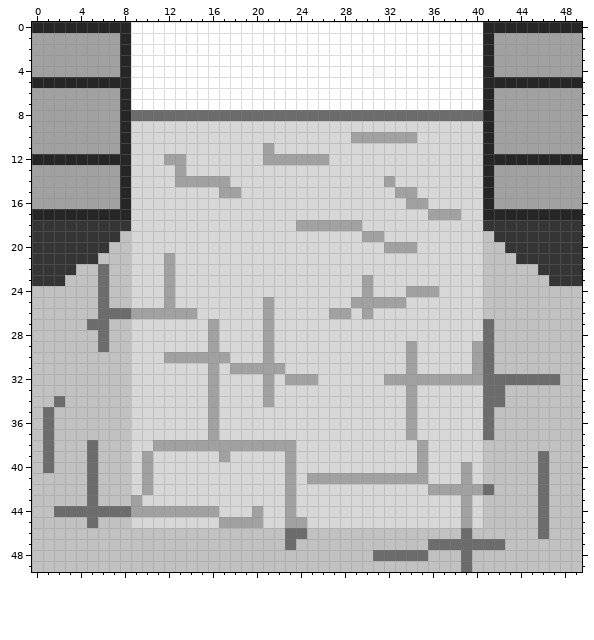
Edited in one commit: pixel-art sprite (src/portLight2.png). This is how it looked before the edit.
The file is 50x50 pixels. Colours within 5 levels of each other are drawn and written as one.
After the commit:
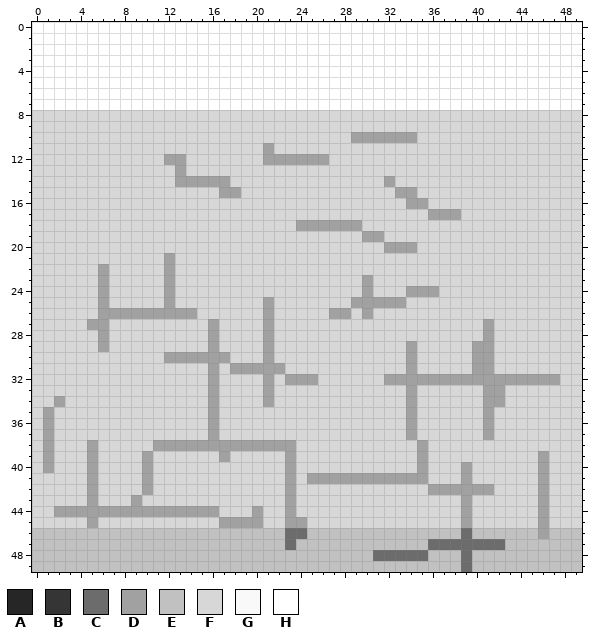
Palette (. is transparent): A #262626  B #353535  C #6c6c6c  D #a1a1a1  E #c1c1c1  F #d7d7d7  G #f9f9f9  H #ffffff
Diff:
Colour D replaces colour C in rows 22 to 25 at x 6; in row 26 at x 6 to 8; in row 27 at x 5 to 6 and 41; in rows 28 to 29 at x 6 and 41; in rows 30 to 31 at x 41; in row 32 at x 41 to 47.
Colour D replaces colour C in row 33 at x 41 to 42; in row 34 at x 2 and 41 to 42; in rows 35 to 37 at x 1 and 41; in row 38 at x 1 and 5; in rows 39 to 40 at x 1, 5 and 46; in row 41 at x 5 and 46.
Colour D replaces colour C in row 42 at x 5, 41 and 46; in row 43 at x 5 and 46; in row 44 at x 2 to 8 and 46; in row 45 at x 5 and 46; in row 46 at x 46.
Colour F replaces colour A in rows 8 to 11 at x 8 and 41; in row 12 at x 0 to 8 and 41 to 49; in rows 13 to 16 at x 8 and 41; in row 17 at x 0 to 8 and 41 to 49.
Colour F replaces colour B in row 18 at x 0 to 8 and 41 to 49; in row 19 at x 0 to 7 and 42 to 49; in row 20 at x 0 to 6 and 43 to 49; in row 21 at x 0 to 5 and 44 to 49; in row 22 at x 0 to 3 and 46 to 49; in row 23 at x 0 to 2 and 47 to 49.
Colour F replaces colour C in row 8 at x 9 to 40.
Colour F replaces colour D in rows 8 to 11 at x 0 to 7 and 42 to 49; in rows 13 to 16 at x 0 to 7 and 42 to 49.
Colour F replaces colour E in row 19 at x 8 and 41; in row 20 at x 7 to 8 and 41 to 42; in row 21 at x 6 to 8 and 41 to 43; in row 22 at x 4 to 5, 7 to 8 and 41 to 45; in row 23 at x 3 to 5, 7 to 8 and 41 to 46; in rows 24 to 25 at x 0 to 5, 7 to 8 and 41 to 49.
Colour F replaces colour E in row 26 at x 0 to 5 and 41 to 49; in row 27 at x 0 to 4, 7 to 8 and 42 to 49; in rows 28 to 29 at x 0 to 5, 7 to 8 and 42 to 49; in rows 30 to 31 at x 0 to 8 and 42 to 49; in row 32 at x 0 to 8 and 48 to 49; in row 33 at x 0 to 8 and 43 to 49.
Colour F replaces colour E in row 34 at x 0 to 1, 3 to 8 and 43 to 49; in rows 35 to 37 at x 0, 2 to 8 and 42 to 49; in row 38 at x 0, 2 to 4, 6 to 8 and 41 to 49; in rows 39 to 40 at x 0, 2 to 4, 6 to 8, 41 to 45 and 47 to 49; in row 41 at x 0 to 4, 6 to 8, 41 to 45 and 47 to 49; in row 42 at x 0 to 4, 6 to 8, 42 to 45 and 47 to 49.
Colour F replaces colour E in row 43 at x 0 to 4, 6 to 8, 41 to 45 and 47 to 49; in row 44 at x 0 to 1, 41 to 45 and 47 to 49; in row 45 at x 0 to 4, 6 to 8, 41 to 45 and 47 to 49.
Colour H replaces colour A in row 0 at x 0 to 8 and 41 to 49; in rows 1 to 4 at x 8 and 41; in row 5 at x 0 to 8 and 41 to 49; in rows 6 to 7 at x 8 and 41.
Colour H replaces colour D in rows 1 to 4 at x 0 to 7 and 42 to 49; in rows 6 to 7 at x 0 to 7 and 42 to 49.
Colour H replaces colour G in row 4 at x 31.
Pixel boxes of the changes (left, top, right, bottom) in both pictures:
changed: (32, 22, 582, 539)
